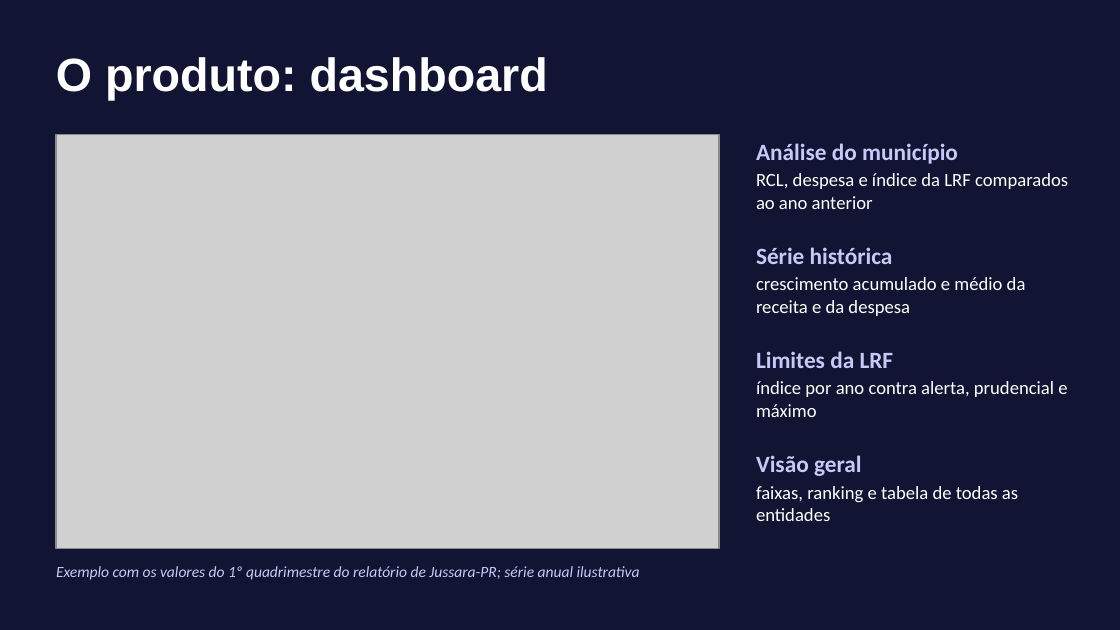
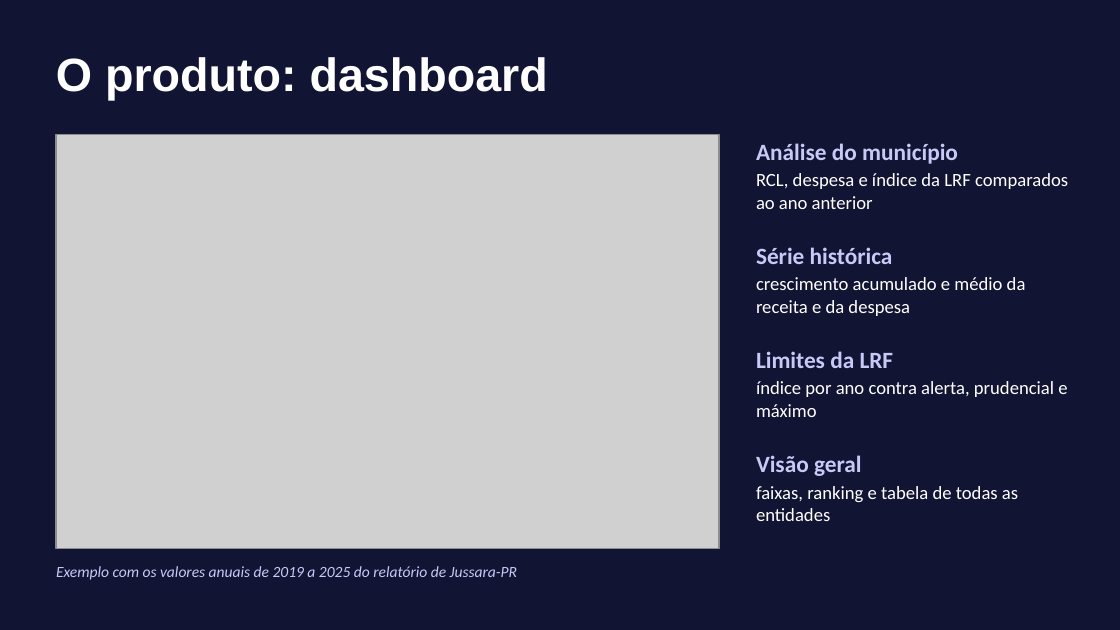
Before and after one commit to erthal-guu/PayRoll-DA, a slide deck: slide 5 of payroll-da/docs/apresentacao/PayRoll-DA.pptx. Drawn at 1120x630 pixels with LibreOffice and Linux fonts; fonts in the diff are those of the drawing; grey boxes stand for pictures. Boxes give left, top, right and bottom in pixels: in the first picture for what was removed or moved away, otherwise in the second. Text is boxed around its words. In the diff, an @@ line names an element or a change of style, - is before the commit and + after.

```diff
--- a/payroll-da/docs/apresentacao/PayRoll-DA.pptx
+++ b/payroll-da/docs/apresentacao/PayRoll-DA.pptx
@@ text at (x1=56, y1=566, x2=517, y2=580): text changed @@
-Exemplo com os valores do 1º quadrimestre do relatório de Jussara-PR; série anual ilustrativa
+Exemplo com os valores anuais de 2019 a 2025 do relatório de Jussara-PR
```
Also in this commit, not shown: 1 other slide changed, 13 other files.
